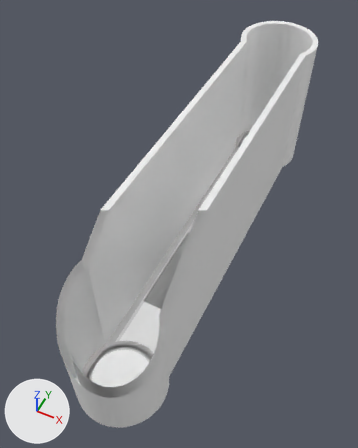
The FBX model Assets/Environment/Exports/Stage 05C.fbx: old version first, new version second.
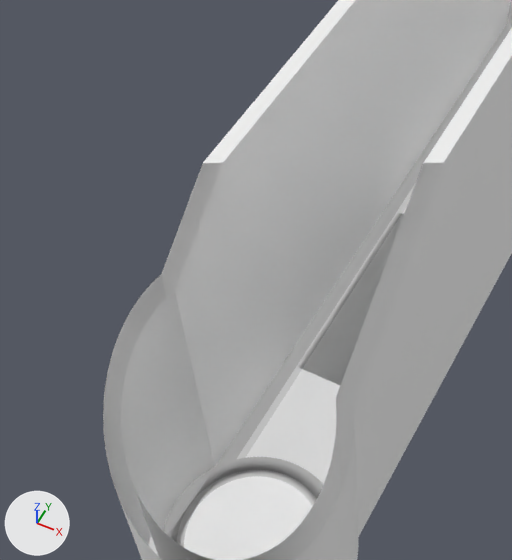
Each version appears first whole from a camera (50 mm lens) standing at (7.28, -10.85, 13.84) and looking at (2.42, -1.12, 1.68), and next in a close-up on the part from 3% to 66% of the width and 31% to 86% of the height. Arrows for +X, +Y and +Z are at lower left; the lights stay in place. Everything nearer to the camera than a plane just in front of the edit is cut away. Where no turn or scale is listed for an object, it has been applied to the vertices. Vertices at the same position are counted once.

Before the edit, the objects in view are built like this:
```python
me_mesh_002 = bpy.data.meshes.new('Mesh.002')
me_mesh_002.from_pydata(...)  # 172 vertices, 98 faces; spans x 1.97..3.94, y -5.25..5.25, z -0.2..0.0
# faces by material slot: [2, 87, 1, 4, 4]
me_mesh_002.materials.append(mat_main_mat)  # white #eeeeee
me_mesh_002.materials.append(mat_bottom_filler)  # black #000000
me_mesh_002.materials.append(mat_frontcolor)  # white #ffffff
me_mesh_002.materials.append(mat_side_mat)  # grey #b2b2b2
me_mesh_002.materials.append(mat_semi_transparent_mat)  # light grey #d5d5d5
# before: 1 (2.26, 0.0, 0.0) at pixel (402, 213), 2 (3.64, 0.0, 0.0), 145 (3.94, 0.0, 0.0), 146 (3.94, 0.0, -0.2), 164 (2.26, 0.0, -0.2)
# before: 165 (2.17, 0.0, -0.2), 166 (1.97, 0.0, -0.2), 167 (1.97, 0.0, 0.0) at pixel (386, 207), 168 (2.17, 0.0, 0.0) at pixel (396, 211), 169 (3.74, 0.0, 0.0)
# before: 170 (3.74, 0.0, -0.2), 171 (3.64, 0.0, -0.2)
me_mesh_003 = bpy.data.meshes.new('Mesh.003')
me_mesh_003.from_pydata(...)  # 24 vertices, 20 faces; spans x 1.97..3.94, y -3.35..0.0, z -0.2..0.0
# faces by material slot: [13, 1, 4, 2]
me_mesh_003.materials.append(mat_bottom_filler)  # black #000000
me_mesh_003.materials.append(mat_bridge_mat)  # white #f2f2f2
me_mesh_003.materials.append(mat_semi_transparent_mat)  # light grey #d5d5d5
me_mesh_003.materials.append(mat_side_mat)  # grey #b2b2b2
me_mesh_004 = bpy.data.meshes.new('Mesh.004')
me_mesh_004.from_pydata(...)  # 544 vertices, 816 faces; spans x 1.57..4.33, y -7.28..7.28, z -0.2..4.92
me_mesh_004.materials.append(mat_wall_mat)  # white #f2f2f2
ob_mesh3 = bpy.data.objects.new('Mesh3', me_mesh_002)
ob_mesh3.location = (0.0, 0.0, 0.0)
ob_mesh4 = bpy.data.objects.new('Mesh4', me_mesh_003)
ob_mesh4.location = (0.0, 0.0, 0.0)
ob_mesh5 = bpy.data.objects.new('Mesh5', me_mesh_004)
ob_mesh5.location = (0.0, 0.0, 0.0)
# also in view: 'Mesh1' at (2.95, -5.91, -0.1)
```
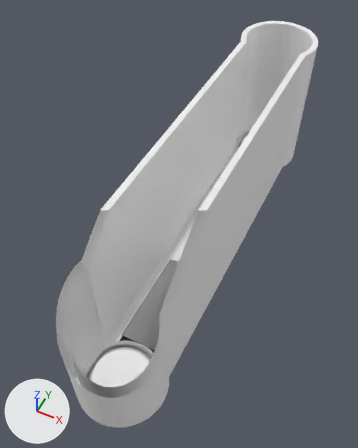
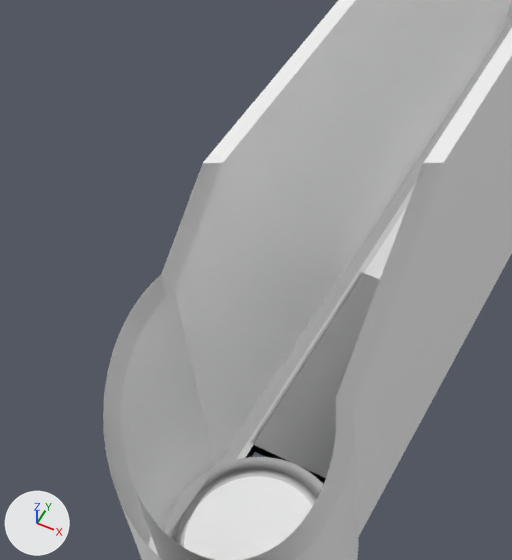
Patch to the scene script:
```diff
--- a/Assets/Environment/Exports/Stage 05C.fbx.py
+++ b/Assets/Environment/Exports/Stage 05C.fbx.py
@@ me_mesh_003 @@
 me_mesh_003.from_pydata(...)  # 24 vertices, 20 faces; spans x 1.97..3.94, y -3.35..0.0, z -0.2..0.0
 # used by ob_mesh4; location = (0.0, 0.0, 0.0)
+# me_mesh_003 part 3: the whole mesh is moved by (0.0, -1.38, 0.0)
 me_mesh_003.materials.append(mat_bottom_filler)
@@ me_mesh_002 @@
 # used by ob_mesh3; location = (0.0, 0.0, 0.0)
 # verts and faces of me_mesh_002; kept vertices keep their numbers, new ones are numbered from 172
-me_mesh_002.from_pydata(...)  # 172 vertices, 98 faces; spans x 1.97..3.94, y -5.25..5.25, z -0.2..0.0
+me_mesh_002.from_pydata(...)  # 172 vertices, 97 faces, 48 loose edges; spans x 1.97..3.94, y -5.25..5.25, z -0.2..0.0
+# me_mesh_002 part 1
+for i in [1, 2, 145, 146, *range(164, 172)]: verts[i] += (0.0, -1.38, 0.0)
+# me_mesh_002 part 2
+# 4 vertices are removed from x 2.26..3.64, y -3.35, z -0.2..0.0
+# 7 faces are deleted
+# 8 vertices in x 1.97..3.94, y -3.35, z -0.2..0.0 move by (0.0, -1.37, 0.0)
+# 4 vertices are added at (2.26, -4.72, 0.0), (2.26, -4.72, -0.2), (3.64, -4.72, -0.2), (3.64, -4.72, 0.0)
+# 48 loose edges are added
+# 4 new faces join them, mat_bottom_filler (black #000000)
+# 2 new faces join them, mat_semi_transparent_mat (light grey #d5d5d5)
 me_mesh_002.materials.append(mat_main_mat)
```

Location of each change, [x1, y1, x2, y2] in pixels of the close-ups (512 x 560 px; the box of a moved part takes in the faces that stretch with it):
'Mesh4', mesh moved
    before: [285, 207, 404, 385]
    after: [236, 267, 380, 483]
'Mesh3', reshaped
    before: [215, 23, 510, 485]
    after: [215, 23, 510, 484]
part 1 of me_mesh_002, moved or reshaped
    before: [387, 23, 510, 214]
    after: [347, 23, 510, 279]
part 2 of me_mesh_002, built on
    before: [240, 366, 340, 485]
    after: [243, 442, 325, 484]
